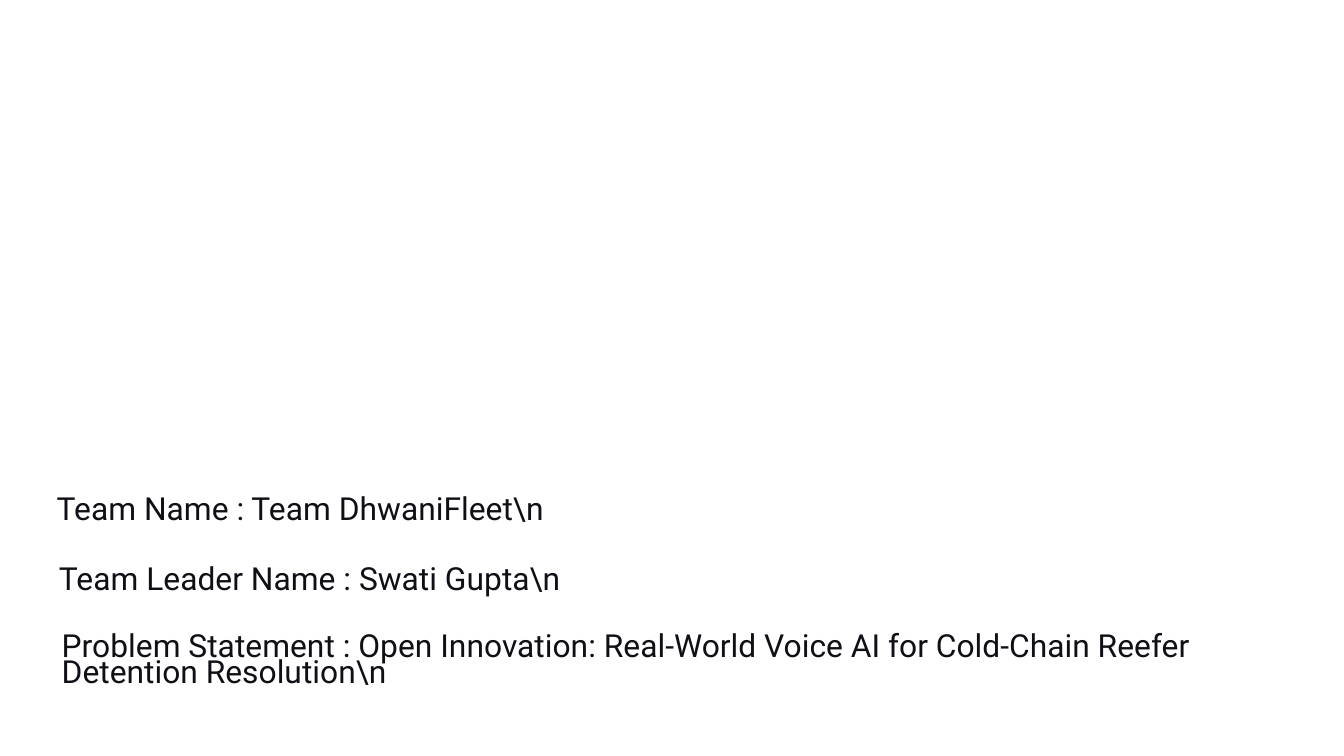
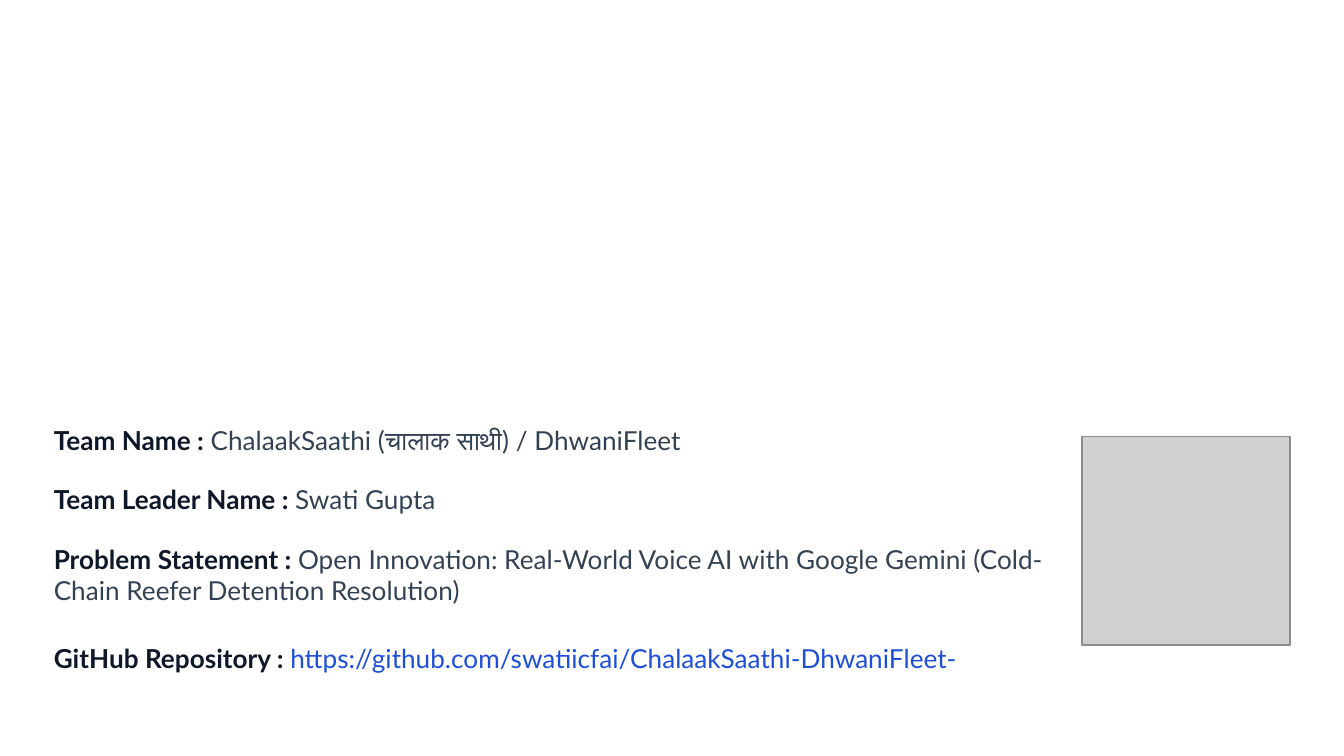
Before and after one commit to swatiicfai/ChalaakSaathi-DhwaniFleet-, a slide deck: slide 1 of DhwaniFleet_Idea_Submission_Deck.pptx. Drawn at 1344x756 pixels with LibreOffice and Linux fonts; fonts in the diff are those of the drawing; grey boxes stand for pictures; background and template pictures are left out. Boxes give left, top, right and bottom in pixels: in the first picture for what was removed or moved away, otherwise in the second. Text is boxed around its words. In the diff, an @@ line names an element or a change of style, - is before the commit and + after.

Commit message:
feat: official Build with Google Gemini submission deck using H2S/YourStory template

```diff
--- a/DhwaniFleet_Idea_Submission_Deck.pptx
+++ b/DhwaniFleet_Idea_Submission_Deck.pptx
@@ text at <box>54,430,680,454</box>: text changed; size 17 to 14 pt; font Roboto to Lato; text colour #0F1016 to #334155 @@
-Team Name : Team DhwaniFleet\n
+Team Name : ChalaakSaathi (चालाक साथी) / DhwaniFleet
@@ picture added at <box>1082,437,1290,645</box> @@
@@ text at <box>54,489,435,514</box>: text changed; size 17 to 14 pt; font Roboto to Lato; text colour #0F1016 to #0F172A; bold on @@
-Team Leader Name : Swati Gupta\n
+Team Leader Name : Swati Gupta
@@ text at <box>54,549,1042,604</box>: text changed; size 17 to 14 pt; font Roboto to Lato; text colour #0F1016 to #334155 @@
-Problem Statement : Open Innovation: Real-World Voice AI for Cold-Chain Reefer Detention Resolution\n
+Problem Statement : Open Innovation: Real-World Voice AI with Google Gemini (Cold-Chain Reefer Detention Resolution)
@@ text added at <box>54,648,956,673</box>, 14 pt, text #1D4ED8 @@
+GitHub Repository : https://github.com/swatiicfai/ChalaakSaathi-DhwaniFleet-
```
Also in this commit, not shown: 1 other slide changed, 10 slides added, 10 slides removed, 3 other files.
